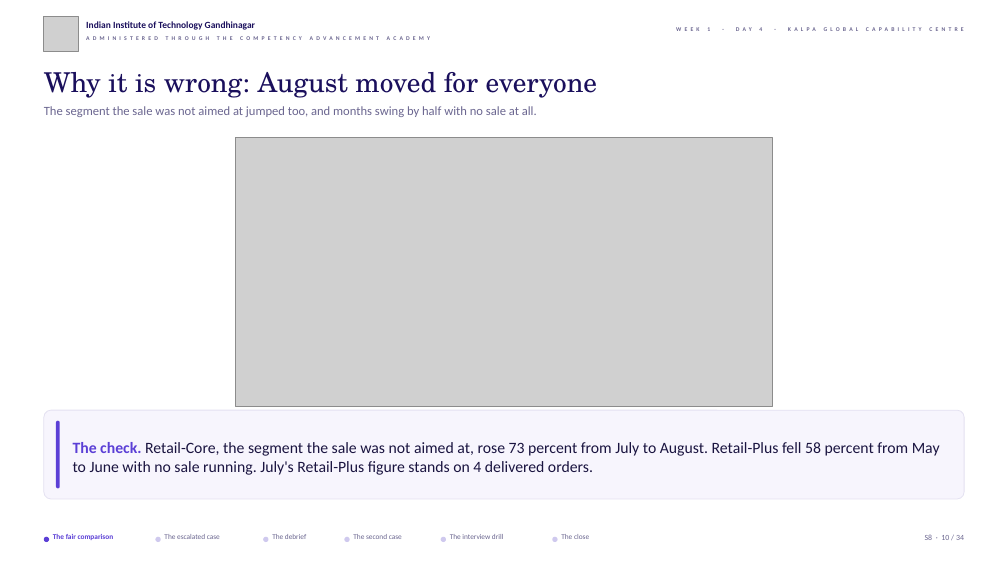
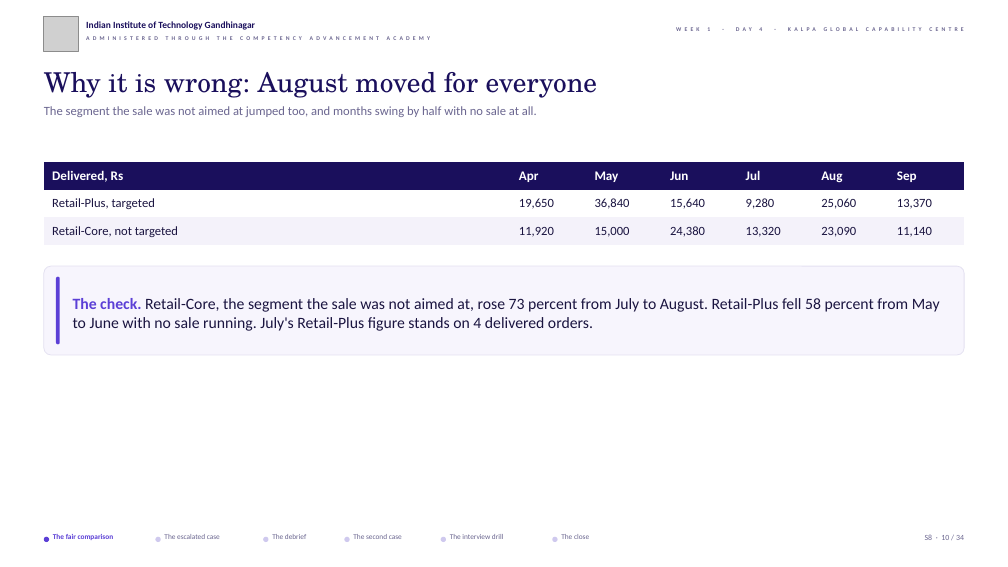
Before and after one commit to fde-academy-lab/c2-content-factory, a slide deck: slide 10 of content/W01/D4/slides/C2_W01_D04_half2_STUDENT.pptx. Drawn at 1008x567 pixels with LibreOffice and Linux fonts; fonts in the diff are those of the drawing; grey boxes stand for pictures; background and template pictures are left out. Boxes give left, top, right and bottom in pixels: in the first picture for what was removed or moved away, otherwise in the second. Text is boxed around its words. In the diff, an @@ line names an element or a change of style, - is before the commit and + after.

```diff
--- a/content/W01/D4/slides/C2_W01_D04_half2_STUDENT.pptx
+++ b/content/W01/D4/slides/C2_W01_D04_half2_STUDENT.pptx
@@ picture removed at (x1=235, y1=138, x2=773, y2=407) @@
@@ table added at (x1=44, y1=162, x2=964, y2=245), 3 rows, 7 columns @@
+Delivered, Rs | Apr | May | Jun | Jul | Aug | Sep
+Retail-Plus, targeted | 19,650 | 36,840 | 15,640 | 9,280 | 25,060 | 13,370
+Retail-Core, not targeted | 11,920 | 15,000 | 24,380 | 13,320 | 23,090 | 11,140
@@ 2 rounded rectangles, 1 text moved together from (x1=44, y1=410, x2=964, y2=499) to (x1=44, y1=266, x2=964, y2=355) @@
```
Also in this commit, not shown: 4 other slides changed, 15 other files.
